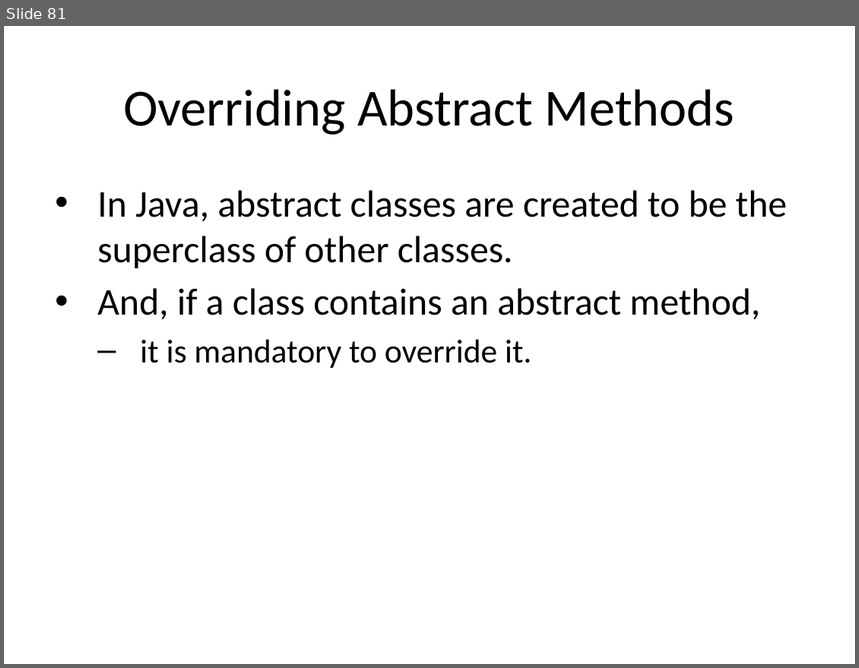
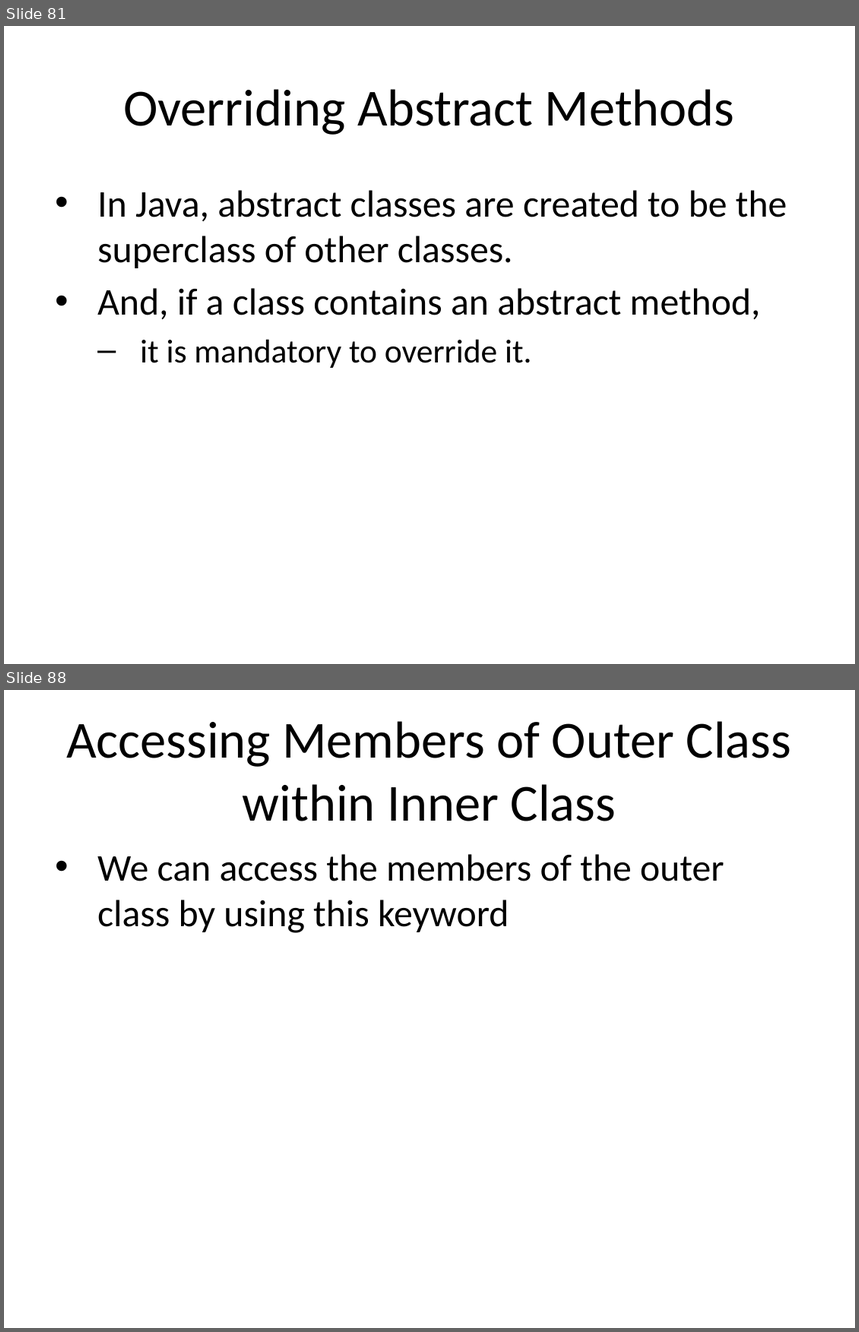
Before and after one commit to ucoruh/ce204-object-oriented-programming, a slide deck: docs/week-2/ce204-week-2.md_word.pptx. Shown one above the other, each under a label of ours: slide 81 before the commit, slides 81 and 88 after it; the slides between them are not shown. The pictures are 859x668 and 859x1332 pixels, drawn with LibreOffice and Linux fonts; fonts in the diff are those of the drawing. Boxes give left, top, right and bottom in pixels: in the first picture for what was removed or moved away, otherwise in the second. Text is boxed around its words. In the diff, an @@ line names an element or a change of style, - is before the commit and + after.

```diff
--- a/docs/week-2/ce204-week-2.md_word.pptx
+++ b/docs/week-2/ce204-week-2.md_word.pptx
@@ slide 88 added at box(4, 690, 855, 1328), background #FFFFFF @@
@@ title added at box(66, 721, 791, 821), 44 pt, text #000000 @@
+Accessing Members of Outer Class within Inner Class
@@ text added at box(97, 854, 724, 933), 32 pt, text #000000 @@
+• We can access the members of the outer class by using this keyword
```
Also in this commit, not shown: 103 other slides added, 6 other files.
